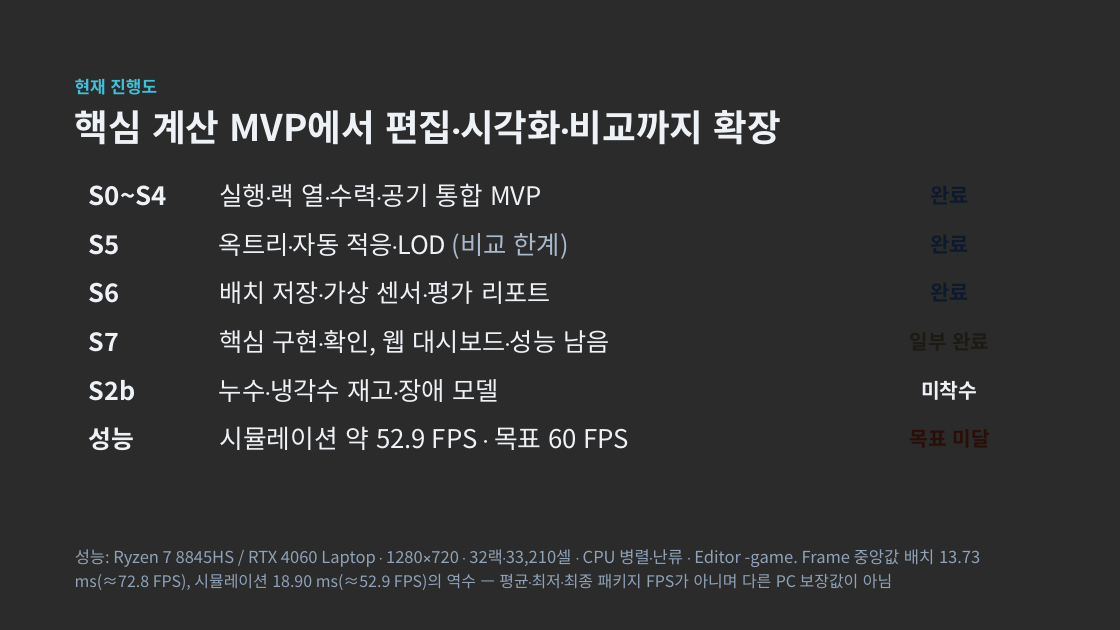
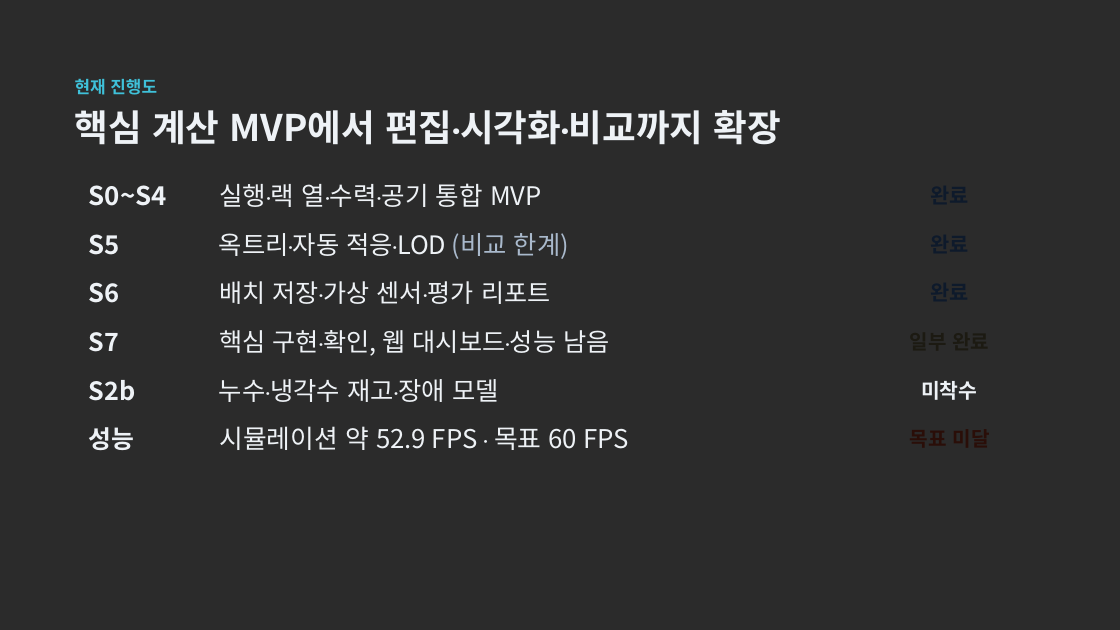
Before and after one commit to dongkimyeon/VRG_TermProj, a slide deck: slide 12 of Presentation/AI 데이터센터 냉각 디지털 트윈 — 중간발표 (편집용).pptx. Drawn at 1120x630 pixels with LibreOffice and Linux fonts; fonts in the diff are those of the drawing; background and template pictures are left out; a plain dark background stands for a picture behind light text. Boxes give left, top, right and bottom in pixels: in the first picture for what was removed or moved away, otherwise in the second. Text is boxed around its words. In the diff, an @@ line names an element or a change of style, - is before the commit and + after.

```diff
--- a/Presentation/AI 데이터센터 냉각 디지털 트윈 — 중간발표 (편집용).pptx
+++ b/Presentation/AI 데이터센터 냉각 디지털 트윈 — 중간발표 (편집용).pptx
@@ text removed at <box>75,549,980,567</box> @@
-성능: Ryzen 7 8845HS / RTX 4060 Laptop · 1280×720 · 32랙·33,210셀 · CPU 병렬·난류 · Editor -game. Frame 중앙값 배치 13.73
@@ text removed at <box>75,574,892,590</box> @@
-ms(≈72.8 FPS), 시뮬레이션 18.90 ms(≈52.9 FPS)의 역수 — 평균·최저·최종 패키지 FPS가 아니며 다른 PC 보장값이 아님
```
Also in this commit, not shown: 7 other slides changed.
